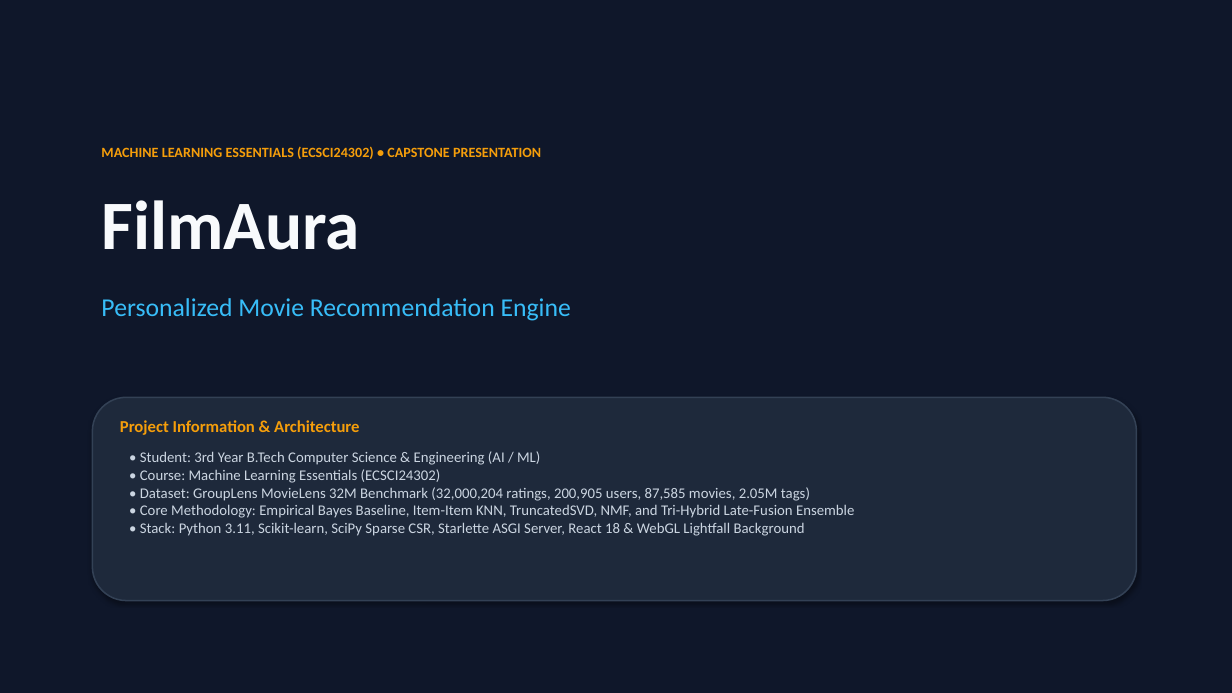
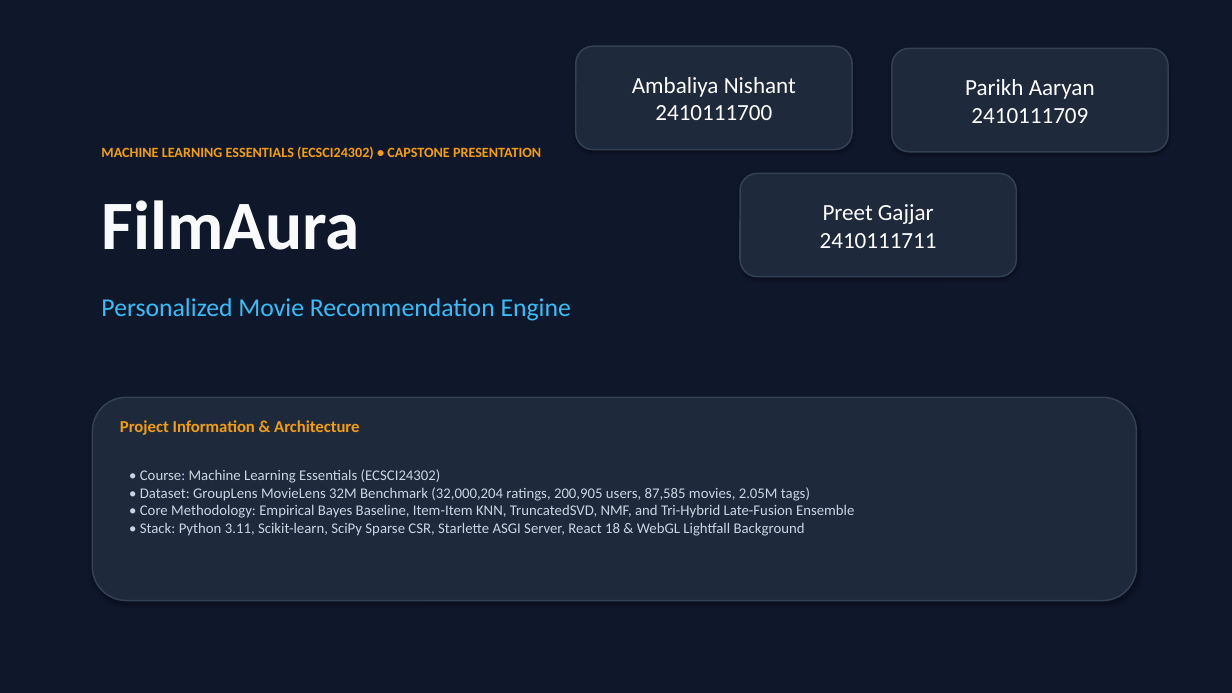
Before and after one commit to nishant7002/FilmAura, a slide deck: slide 1 of FilmAura_Presentation.pptx. Drawn at 1232x693 pixels with LibreOffice and Linux fonts; fonts in the diff are those of the drawing. Boxes give left, top, right and bottom in pixels: in the first picture for what was removed or moved away, otherwise in the second. Text is boxed around its words. In the diff, an @@ line names an element or a change of style, - is before the commit and + after.

```diff
--- a/FilmAura_Presentation.pptx
+++ b/FilmAura_Presentation.pptx
@@ rounded rectangle added at (x1=576, y1=46, x2=852, y2=150), fill #1E293B, outline #334155 1.2 pt, 18 pt, text #FFFFFF @@
+Ambaliya Nishant
+2410111700
@@ rounded rectangle added at (x1=892, y1=48, x2=1168, y2=152), fill #1E293B, outline #334155 1.2 pt, 18 pt, text #FFFFFF @@
+Parikh Aaryan
+2410111709
@@ rounded rectangle added at (x1=740, y1=174, x2=1017, y2=277), fill #1E293B, outline #334155 1.2 pt, 18 pt, text #FFFFFF @@
+Preet Gajjar
+2410111711
@@ text at (x1=140, y1=469, x2=854, y2=536): text changed @@
-• Student: 3rd Year B.Tech Computer Science & Engineering (AI / ML)
-• Course: Machine Learning Essentials (ECSCI24302)
-• Dataset: GroupLens MovieLens 32M Benchmark (32,000,204 ratings, 200,905 users, 87,585 movies, 2.05M tags)
-• Core Methodology: Empirical Bayes Baseline, Item-Item KNN, TruncatedSVD, NMF, and Tri-Hybrid Late-Fusion Ensemble
-• Stack: Python 3.11, Scikit-learn, SciPy Sparse CSR, Starlette ASGI Server, React 18 & WebGL Lightfall Background
+• Course: Machine Learning Essentials (ECSCI24302)
+• Dataset: GroupLens MovieLens 32M Benchmark (32,000,204 ratings, 200,905 users, 87,585 movies, 2.05M tags)
+• Core Methodology: Empirical Bayes Baseline, Item-Item KNN, TruncatedSVD, NMF, and Tri-Hybrid Late-Fusion Ensemble
+• Stack: Python 3.11, Scikit-learn, SciPy Sparse CSR, Starlette ASGI Server, React 18 & WebGL Lightfall Background
```
Also in this commit, not shown: 1 other slide changed, 17 other files.
